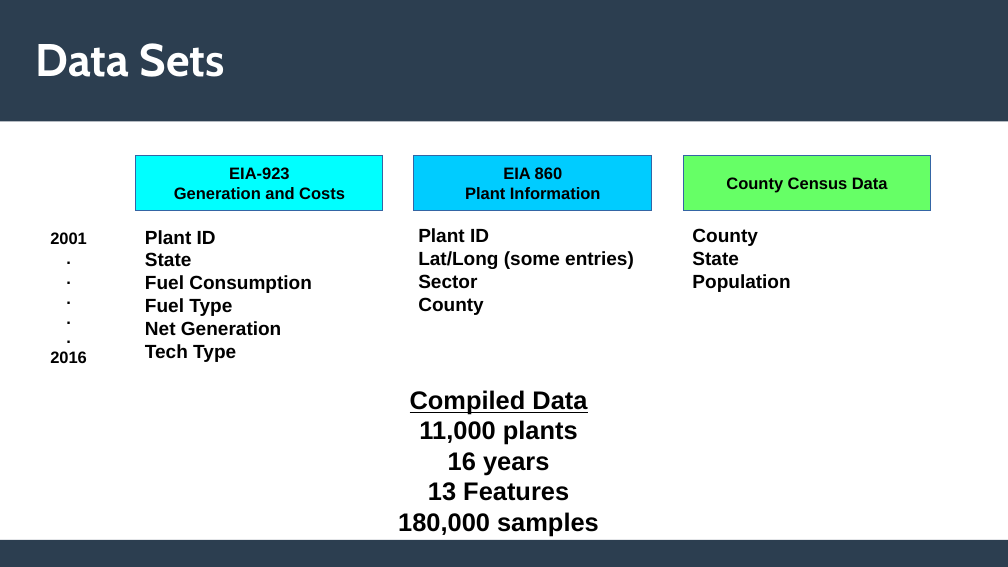
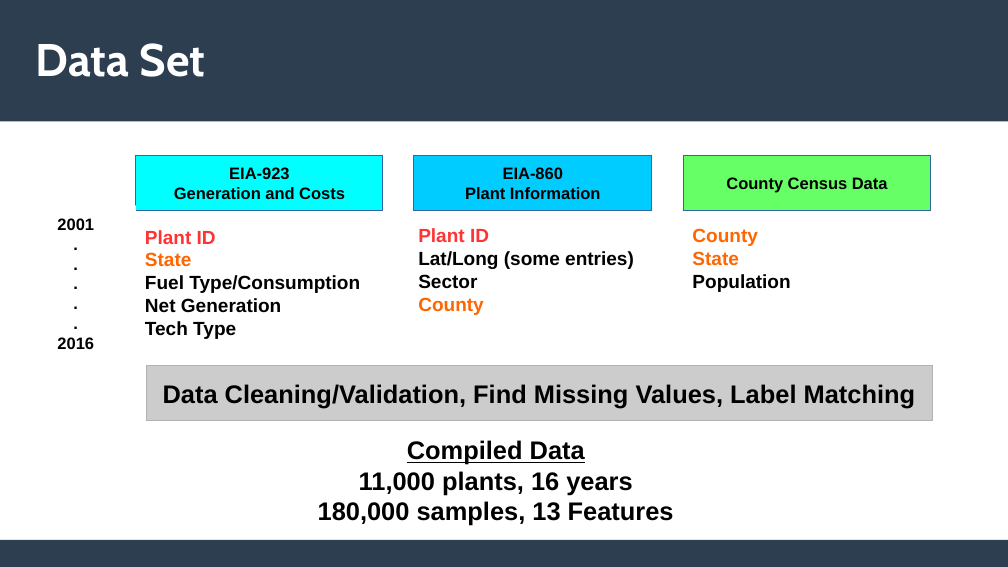
Before and after one commit to riggsb2/US-power-plants, a slide deck: slide 6 of Images/Pitch Presentation.odp (slide 2 before the commit). Drawn at 1008x567 pixels with LibreOffice and Linux fonts; fonts in the diff are those of the drawing. Boxes give left, top, right and bottom in pixels: in the first picture for what was removed or moved away, otherwise in the second. Text is boxed around its words. In the diff, an @@ line names an element or a change of style, - is before the commit and + after.

```diff
--- a/Images/Pitch Presentation.odp
+++ b/Images/Pitch Presentation.odp
@@ title at (x1=36, y1=43, x2=206, y2=77): text changed @@
-Data Sets
+Data Set
@@ text in rectangle at (x1=503, y1=167, x2=563, y2=179): text changed @@
-EIA 860
+EIA-860
@@ rectangle "2001" moved from (x1=9, y1=220, x2=128, y2=375) to (x1=16, y1=206, x2=135, y2=360) @@
@@ text at (x1=145, y1=230, x2=216, y2=267): text colour #000000 to #FF3333 in "Plant ID"; text colour #000000 to #FF6600 in "State" @@
@@ text at (x1=418, y1=228, x2=489, y2=315): text colour #000000 to #FF3333 in "Plant ID"; text colour #000000 to #FF6600 in "County" @@
@@ text at (x1=692, y1=228, x2=758, y2=266): text colour #000000 to #FF6600 in "County", "State" @@
@@ text at (x1=145, y1=275, x2=360, y2=293): text changed @@
-Fuel Consumption
-Fuel Type
+Fuel Type/Consumption
@@ rectangle added at (x1=146, y1=366, x2=933, y2=421), fill #CCCCCC, outline #B2B2B2 0 pt, 20 pt, text #000000, bold @@
+Data Cleaning/Validation, Find Missing Values, Label Matching
@@ text "Compiled Data" moved from (x1=398, y1=390, x2=599, y2=536) to (x1=318, y1=440, x2=674, y2=526) @@
@@ text at (x1=318, y1=471, x2=674, y2=526): text changed @@
-11,000 plants
-16 years
-13 Features
-180,000 samples
+11,000 plants, 16 years
+180,000 samples, 13 Features
```
Also in this commit, not shown: 3 other slides changed, 7 slides added, 7 other files.
